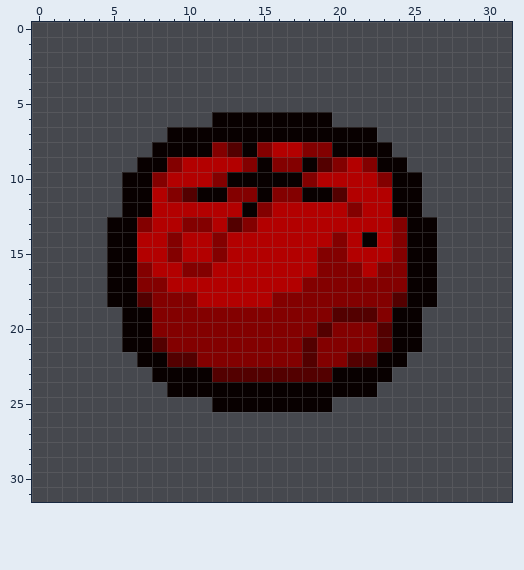
Two states of a pixel-art sprite, resources/gfx/items/collectibles/blood_cyst.png. The picture above is the old version.
The file is 32x32 pixels.
Now the later version:
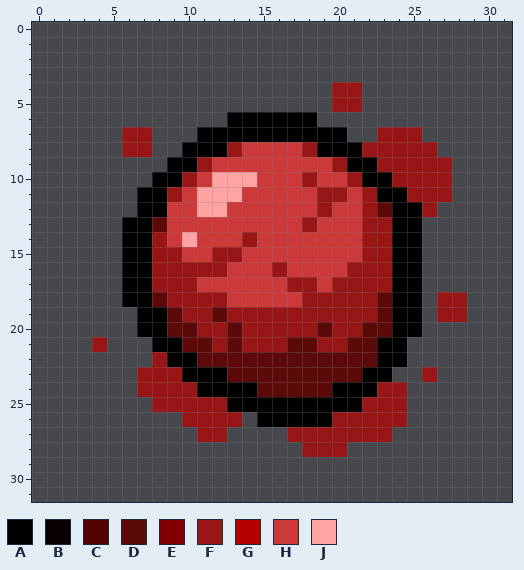
Palette (. is transparent): A #000000  B #080000  C #530000  D #5b0909  E #830000  F #991616  G #b30000  H #cc3939  J #ffa3a3
Log entry: updated bloody cyst's collectible sprite
The exact change:
Changed rows in their new state; - is an unchanged pixel.
first column x 4:
 4 ----------------FF-------
 5 ----------------FF-------
 6 --------.AAAAAA.---------
 7 --FF-..AAAAAAAAAA..FFF---
 8 --FF..AAAFHHHHFAAAFFFFF--
 9 ---..AAFHHHHHHHHFAAFFFFF-
10 --..AAFHJJJHHHFHHFAAFFFF-
11 --.AAFHJJJHHHHHFFHFAAFFF-
12 --.AAHHJJHHHHHHFHHFDAAF--
13 -.AADHHHHHHHHHFHHHFFAA.--
14 -.AAFHJHHHFHHHHHHHFFAA.--
15 -.AAFFHHFFHHHHHHHHFFAA.--
16 -.AAFFFFFHHHFHHHHFFFAA.--
17 -.AAFFFHHHHHHFFHFFFFAA.--
18 -.AADFFFFHHHHHFFFFFDAA.FF
19 --.AADFFDFFFFFFFFFFDAA-FF
20 --.AADDFFDFFFFFDFFDDAA---
21 F-..AADDFDFFFDDFFDDAA.---
22 ---.FAADDDDDDDDDDDDAA----
23 ---FFFAAADDDDDDDDDAA--F--
24 ---FFFFAAAADDDDDAAAFF----
25 ----FFFFFAAAAAAAAAFFF----
26 ------FFFF-AAAAAFFFFF----
27 -------FF----FFFFFFF-----
28 --------------FFF--------
Changed places in both pictures, as pixel boxes (x1, y1, x2, y2):
changed: (92, 82, 467, 457)
